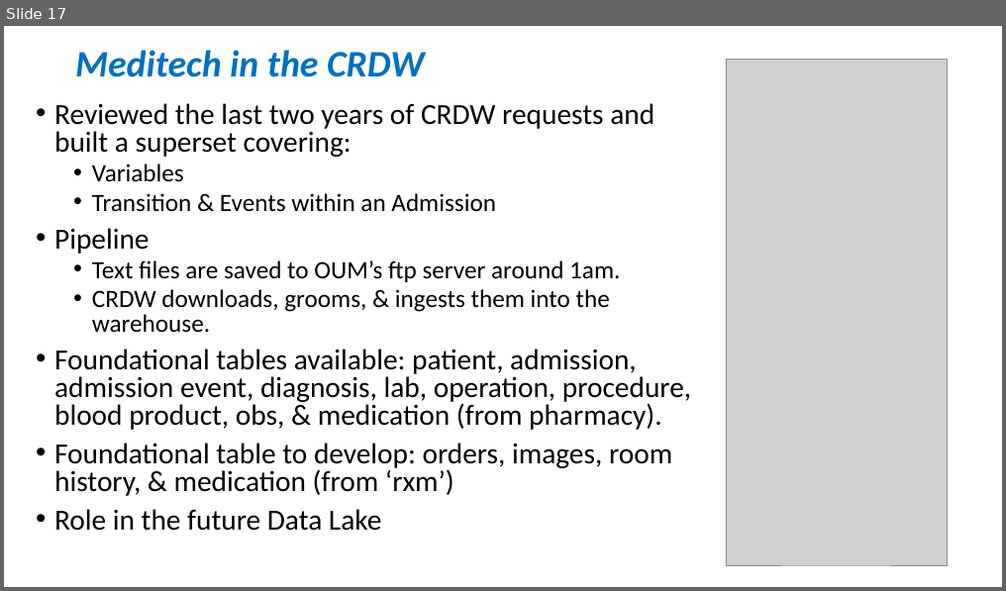
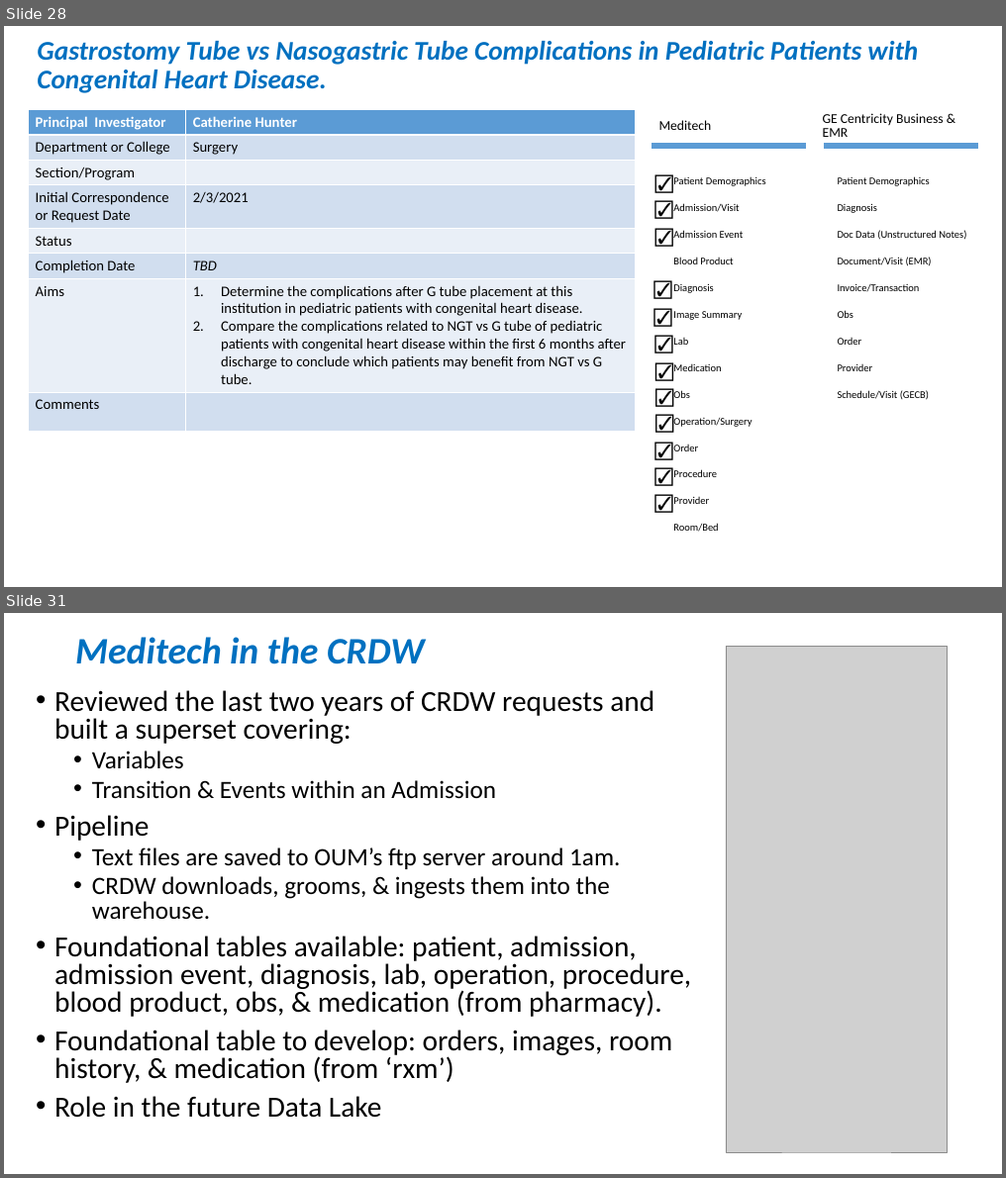
Before and after one commit to OuhscBbmc/prairie-outpost-public, a slide deck: publications/presentation-2021-02-aac/crdw-2021-02.pptx. Shown one above the other, each under a label of ours: slide 17 before the commit, slides 28 and 31 after it; the slides between them are not shown. The pictures are 1006x591 and 1006x1178 pixels, drawn with LibreOffice and Linux fonts; fonts in the diff are those of the drawing; grey boxes stand for pictures. Boxes give left, top, right and bottom in pixels: in the first picture for what was removed or moved away, otherwise in the second. Text is boxed around its words. In the diff, an @@ line names an element or a change of style, - is before the commit and + after.

```diff
--- a/publications/presentation-2021-02-aac/crdw-2021-02.pptx
+++ b/publications/presentation-2021-02-aac/crdw-2021-02.pptx
@@ slide 28 added at <box>4,26,1002,587</box>, background #FFFFFF @@
@@ title added at <box>37,41,918,93</box>, 26 pt, text #0070C0, bold, italic @@
+Gastrostomy Tube vs Nasogastric Tube Complications in Pediatric Patients with Congenital Heart Disease.
@@ table added at <box>28,110,635,429</box>, 8 rows, 2 columns @@
+Principal Investigator | Catherine Hunter
+Department or College | Surgery
+Section/Program | 
+Initial Correspondence or Request Date | 2/3/2021
+Status | 
+Completion Date | TBD
+Aims | Determine the complications after G tube placement at this institution in pediatric patients with congenital heart disease. / Compare the complications related to NGT vs G tube of pediatric patients with congenital heart disease within the first 6 months after discharge to conclude which patients may benefit from NGT vs G tube.
+Comments | 
@@ freeform shape added at <box>650,143,807,150</box>, fill #5B9BD5 @@
@@ freeform shape added at <box>823,142,979,149</box>, fill #5B9BD5 @@
@@ text added at <box>648,168,680,197</box>, 18 pt, text #000000 @@
+☑
@@ text added at <box>648,193,679,224</box>, 18 pt, text #000000 @@
+☑
@@ text added at <box>648,221,680,252</box>, 18 pt, text #000000 @@
+☑
@@ text added at <box>647,274,678,303</box>, 18 pt, text #000000 @@
+☑
@@ text added at <box>647,301,678,331</box>, 18 pt, text #000000 @@
+☑
@@ text added at <box>648,328,679,358</box>, 18 pt, text #000000 @@
+☑
@@ text added at <box>648,356,680,385</box>, 18 pt, text #000000 @@
+☑
@@ text added at <box>648,381,680,411</box>, 18 pt, text #000000 @@
+☑
@@ group added at <box>656,110,976,542</box>: 25 frees, 22 rectangles @@
+Meditech
+Patient Demographics
+Admission/Visit
+Admission Event
+Blood Product
+Diagnosis
+Image Summary
+Lab
+Medication
+Obs
+Operation/Surgery
+Order
+Procedure
+Provider
+Room/Bed
+GE Centricity Business & EMR
+Patient Demographics
+Diagnosis
+Doc Data (Unstructured Notes)
+Document/Visit (EMR)
+Invoice/Transaction
+Obs
+Order
+Provider
+Schedule/Visit (GECB)
@@ text added at <box>648,407,680,437</box>, 18 pt, text #000000 @@
+☑
@@ text added at <box>648,435,679,465</box>, 18 pt, text #000000 @@
+☑
@@ text added at <box>648,461,679,491</box>, 18 pt, text #000000 @@
+☑
@@ text added at <box>648,487,679,517</box>, 18 pt, text #000000 @@
+☑
@@ what was slide 17 is now slide 31 @@
```
Also in this commit, not shown: 8 slides changed, 13 other slides added.
